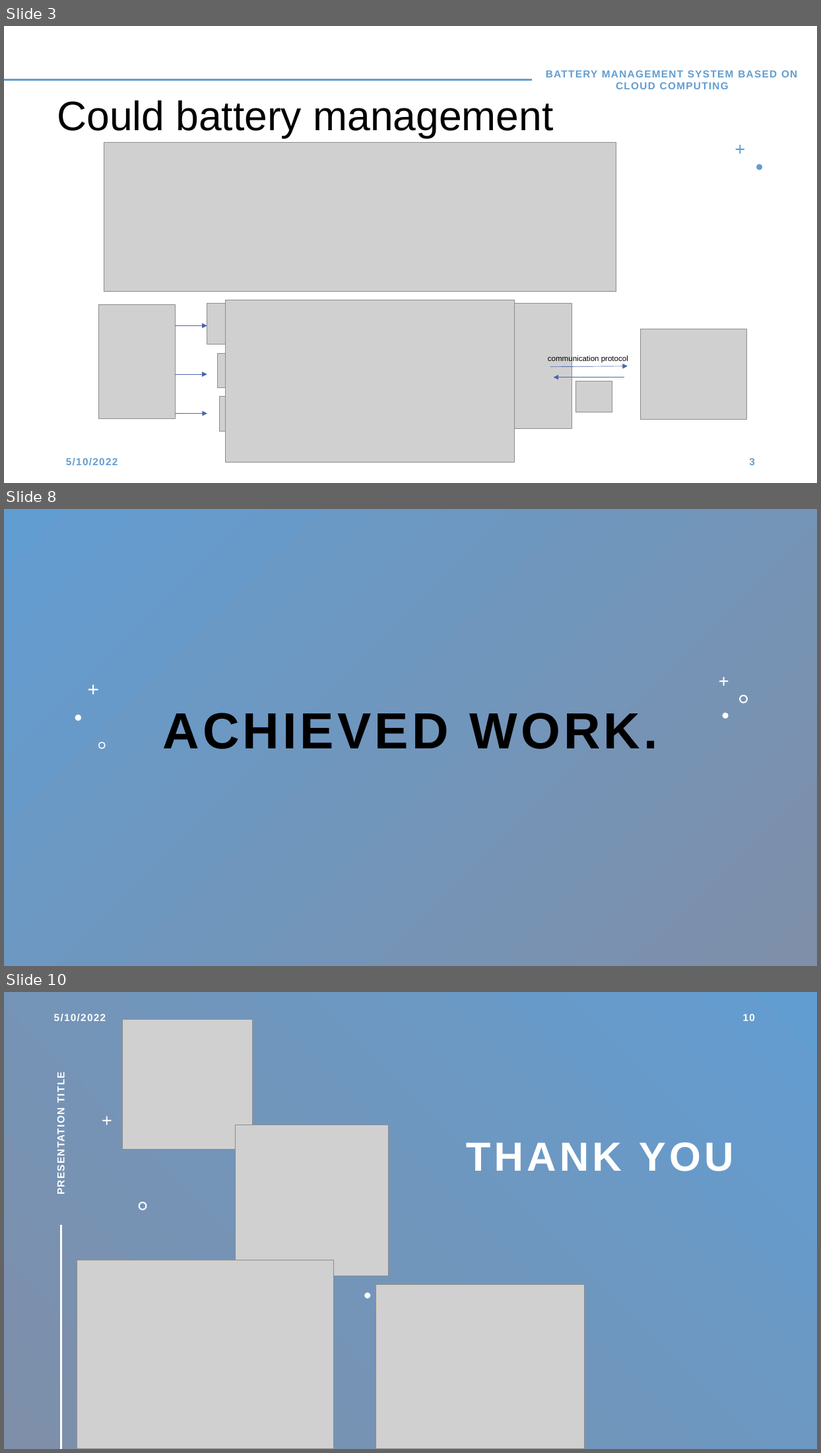
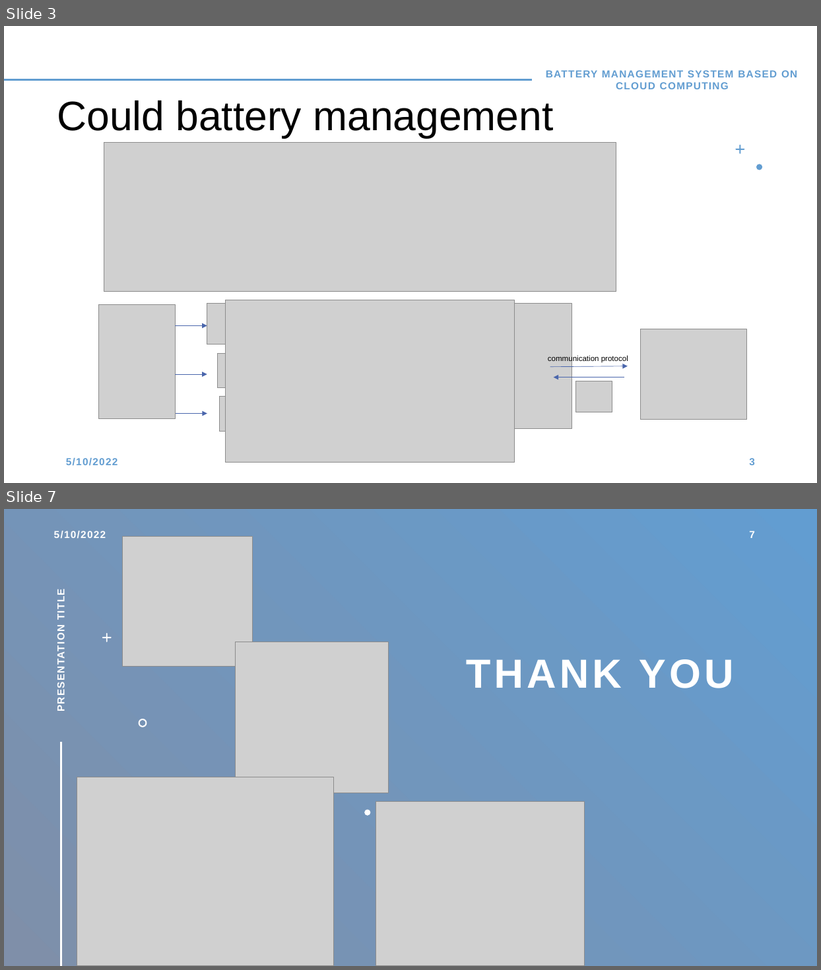
Before and after one commit to MohamedElsyed2/BMS-for-Electric-Vehicles-, a slide deck: Presentation 02.11.2022/Presentation 21.11.2022.pptx. Shown one above the other, each under a label of ours: slides 3, 8 and 10 before the commit, slides 3 and 7 after it; the slides between them are not shown. The pictures are 821x1453 and 821x970 pixels, drawn with LibreOffice and Linux fonts; fonts in the diff are those of the drawing; grey boxes stand for pictures. Boxes give left, top, right and bottom in pixels: in the first picture for what was removed or moved away, otherwise in the second. Text is boxed around its words. In the diff, an @@ line names an element or a change of style, - is before the commit and + after.

```diff
--- a/Presentation 02.11.2022/Presentation 21.11.2022.pptx
+++ b/Presentation 02.11.2022/Presentation 21.11.2022.pptx
@@ slide 8 removed at (4,509,817,966), background gradient #629DD1 to #7F8FA9 @@
@@ freeform shape removed at (88,685,98,695) @@
@@ freeform shape removed at (719,677,729,686) @@
@@ freeform shape removed at (740,695,748,704) @@
@@ freeform shape removed at (75,714,81,721) @@
@@ title removed at (162,713,657,749) @@
-ACHIEVED WORK.
@@ freeform shape removed at (723,713,729,719) @@
@@ freeform shape removed at (98,742,106,749) @@
@@ what was slide 10 is now slide 7 @@
@@ page number at (749,531,755,538): text changed @@
-10
+7
```
Also in this commit, not shown: 1 slide changed, 2 slides added, 4 other slides removed, 13 other files.
